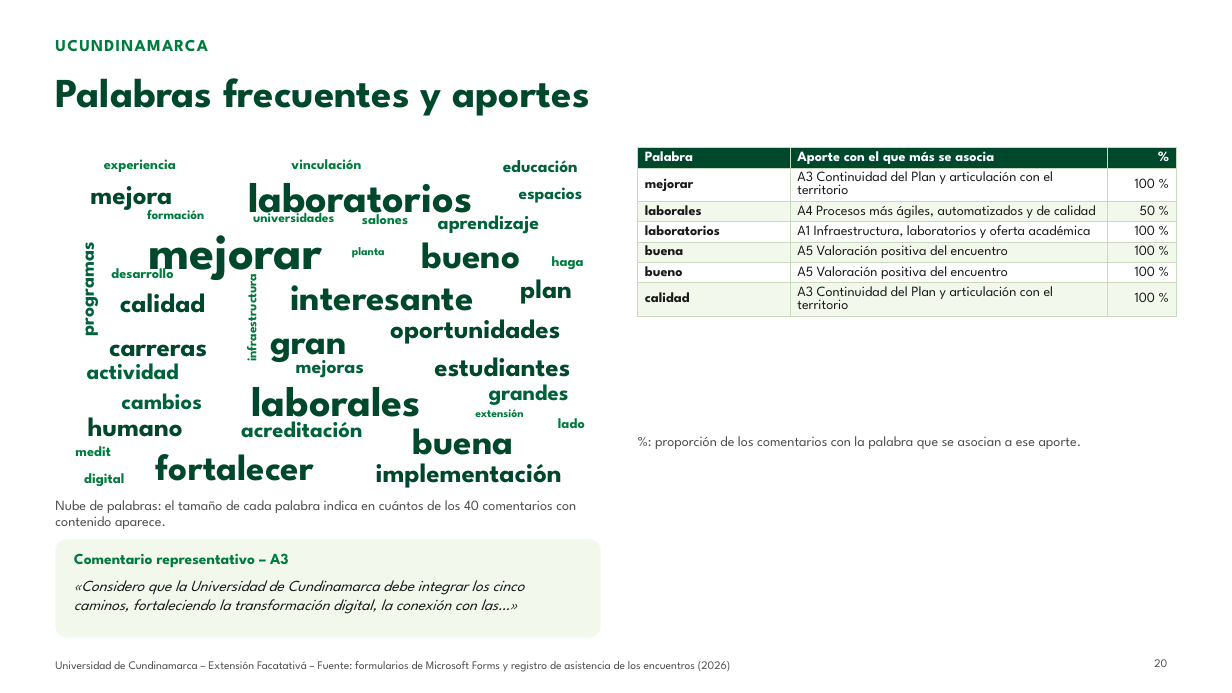
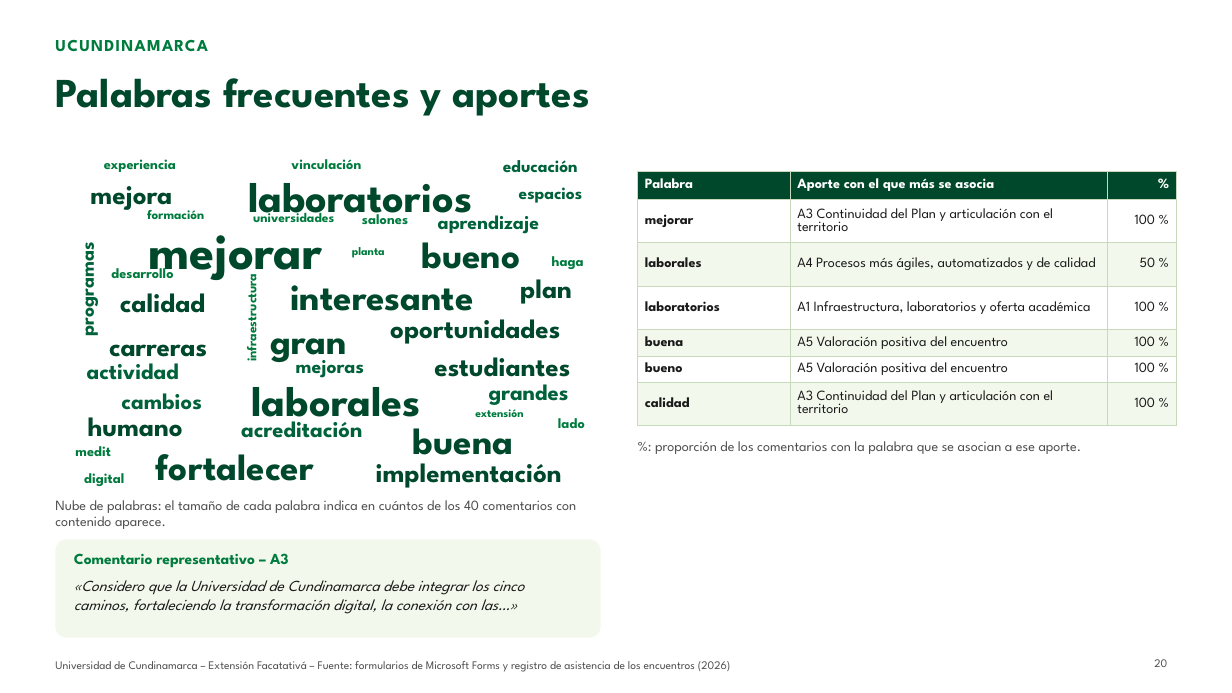
Before and after one commit to Nicolaserd/Planeacion_estrategica_transformaciones_temas, a slide deck: slide 20 of flujo_bert_jev/informe/presentaciones/Presentacion_Extension_Facatativa_BERT_Jev.pptx. Drawn at 1232x693 pixels with LibreOffice and Linux fonts; fonts in the diff are those of the drawing; background and template pictures are left out. Boxes give left, top, right and bottom in pixels: in the first picture for what was removed or moved away, otherwise in the second. Text is boxed around its words. In the diff, an @@ line names an element or a change of style, - is before the commit and + after.

```diff
--- a/flujo_bert_jev/informe/presentaciones/Presentacion_Extension_Facatativa_BERT_Jev.pptx
+++ b/flujo_bert_jev/informe/presentaciones/Presentacion_Extension_Facatativa_BERT_Jev.pptx
@@ table: place and size @@
-table at <box>638,148,1177,313</box>
+table at <box>638,172,1177,417</box>
@@ text "%: proporción de los comentarios ...": place and size @@
-text "%: proporción de los comentarios ..." at <box>655,436,1082,449</box>
+text "%: proporción de los comentarios ..." at <box>655,441,1082,454</box>
```
Also in this commit, not shown: 7 other slides changed, 23 other files.
